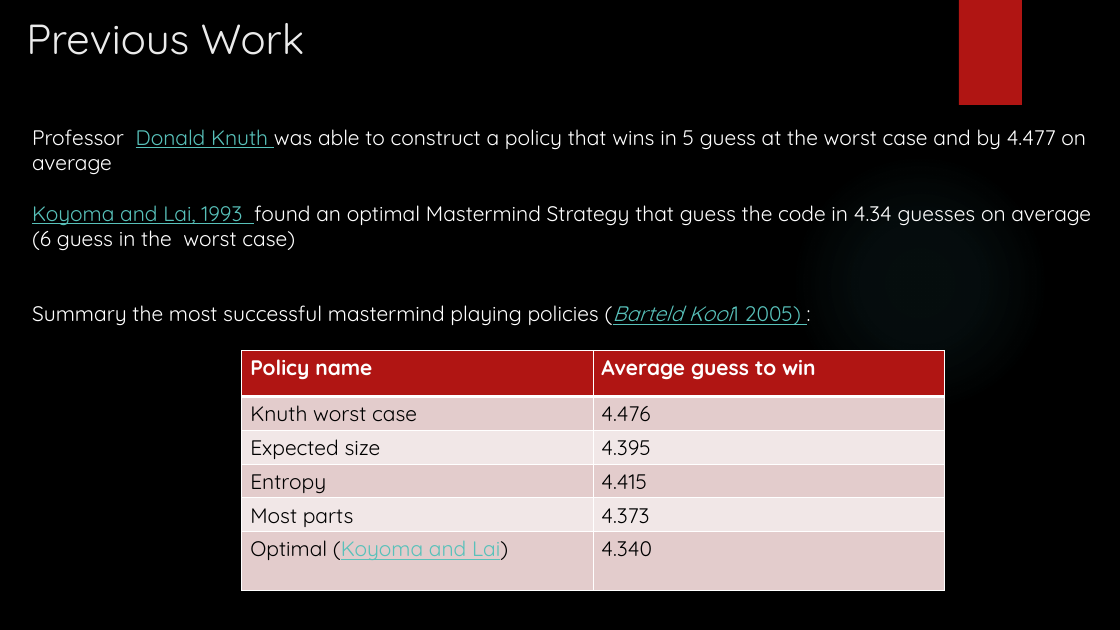
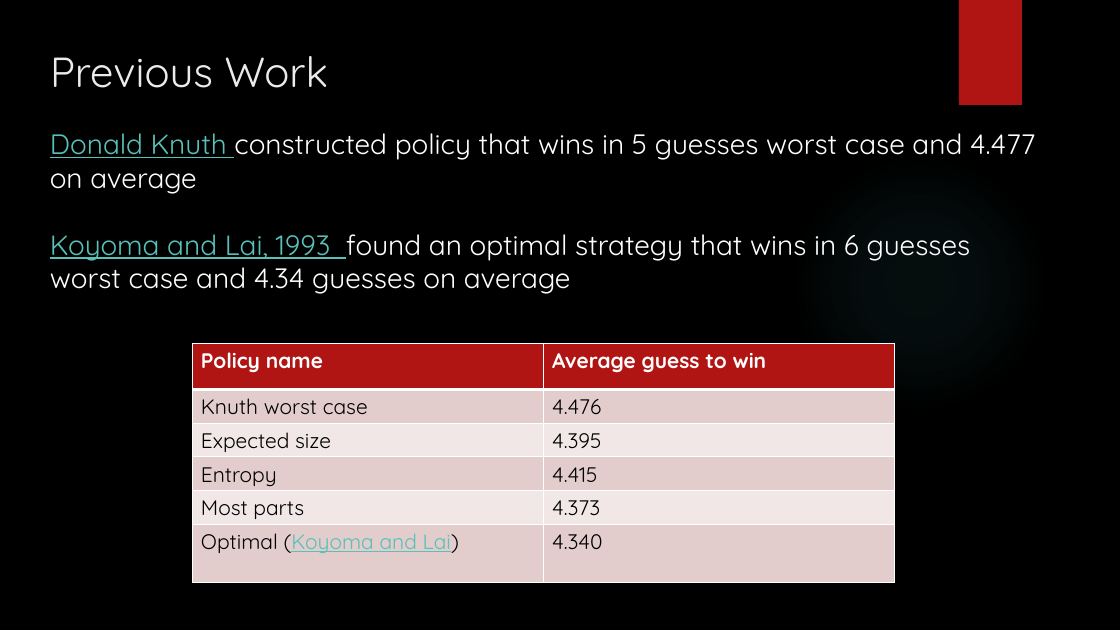
Before and after one commit to gilsh2/final_ai_project, a slide deck: slide 5 of ai_final_project_mastermind.pptx. Drawn at 1120x630 pixels with LibreOffice and Linux fonts; fonts in the diff are those of the drawing; background and template pictures are left out. Boxes give left, top, right and bottom in pixels: in the first picture for what was removed or moved away, otherwise in the second. Text is boxed around its words. In the diff, an @@ line names an element or a change of style, - is before the commit and + after.

Commit message:
More changes to presentation

```diff
--- a/ai_final_project_mastermind.pptx
+++ b/ai_final_project_mastermind.pptx
@@ text "Previous Work": place and size @@
-text "Previous Work" at bbox=[26, 23, 305, 55]
+text "Previous Work" at bbox=[50, 56, 329, 88]
@@ text at bbox=[50, 133, 1035, 294]: text changed; size 18 to 24 pt @@
-Professor Donald Knuth was able to construct a policy that wins in 5 guess at the worst case and by 4.477 on average
-Koyoma and Lai, 1993 found an optimal Mastermind Strategy that guess the code in 4.34 guesses on average (6 guess in the worst case)
-Summary the most successful mastermind playing policies (Barteld Kooi1 2005) :
+Donald Knuth constructed policy that wins in 5 guesses worst case and 4.477 on average
+Koyoma and Lai, 1993 found an optimal strategy that wins in 6 guesses worst case and 4.34 guesses on average
@@ table: place and size @@
-table at bbox=[242, 350, 944, 590]
+table at bbox=[192, 344, 895, 583]
```
Also in this commit, not shown: 12 other slides changed, 1 slide removed.
